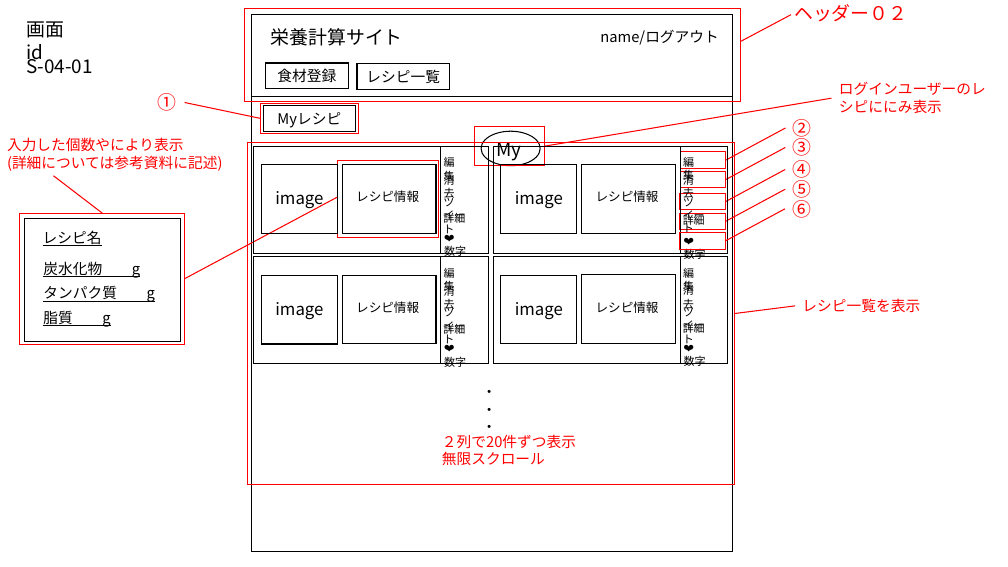
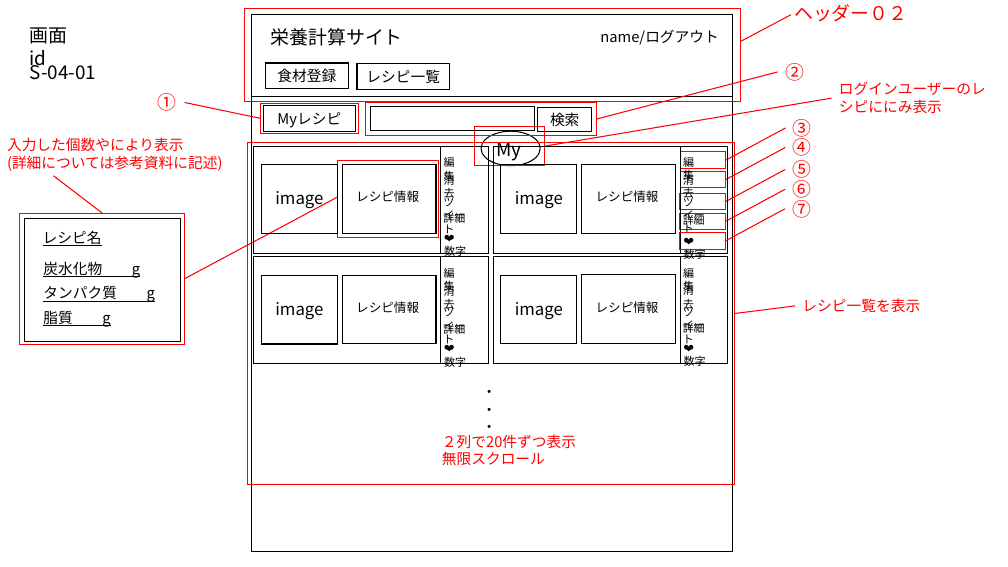
Before and after one commit to taku300/WebSystemSelf, a slide deck: slide 11 of Documents/Design_Documents/参考部品.pptx (slide 9 before the commit). Drawn at 1008x567 pixels with LibreOffice and Linux fonts; fonts in the diff are those of the drawing. Boxes give left, top, right and bottom in pixels: in the first picture for what was removed or moved away, otherwise in the second. Text is boxed around its words. In the diff, an @@ line names an element or a change of style, - is before the commit and + after.

```diff
--- a/Documents/Design_Documents/参考部品.pptx
+++ b/Documents/Design_Documents/参考部品.pptx
@@ text "画面id": place and size @@
-text "画面id" at bbox=[26, 21, 64, 64]
+text "画面id" at bbox=[30, 27, 68, 70]
@@ text "S-04-01": place and size @@
-text "S-04-01" at bbox=[26, 53, 93, 74]
+text "S-04-01" at bbox=[30, 59, 97, 80]
@@ text "②": place and size @@
-text "②" at bbox=[793, 119, 812, 140]
+text "②" at bbox=[785, 63, 804, 81]
@@ line added from (597, 119) to (778, 72), #FF0000 1 pt @@
@@ rectangle added at bbox=[366, 103, 597, 135], outline #FF0000 1 pt @@
@@ rectangle added at bbox=[371, 107, 535, 131], outline #000000 1 pt @@
@@ rectangle added at bbox=[538, 107, 592, 132], outline #000000 1 pt, 14 pt, text #000000 @@
+検索
@@ 4 texts: place and size @@
-4 texts at bbox=[792, 135, 812, 218]
+4 texts at bbox=[793, 119, 812, 202]
@@ text added at bbox=[792, 196, 811, 218], 18 pt, text #FF0000 @@
+⑦
```
Also in this commit, not shown: 5 other slides changed, 2 slides added, 19 other files.
